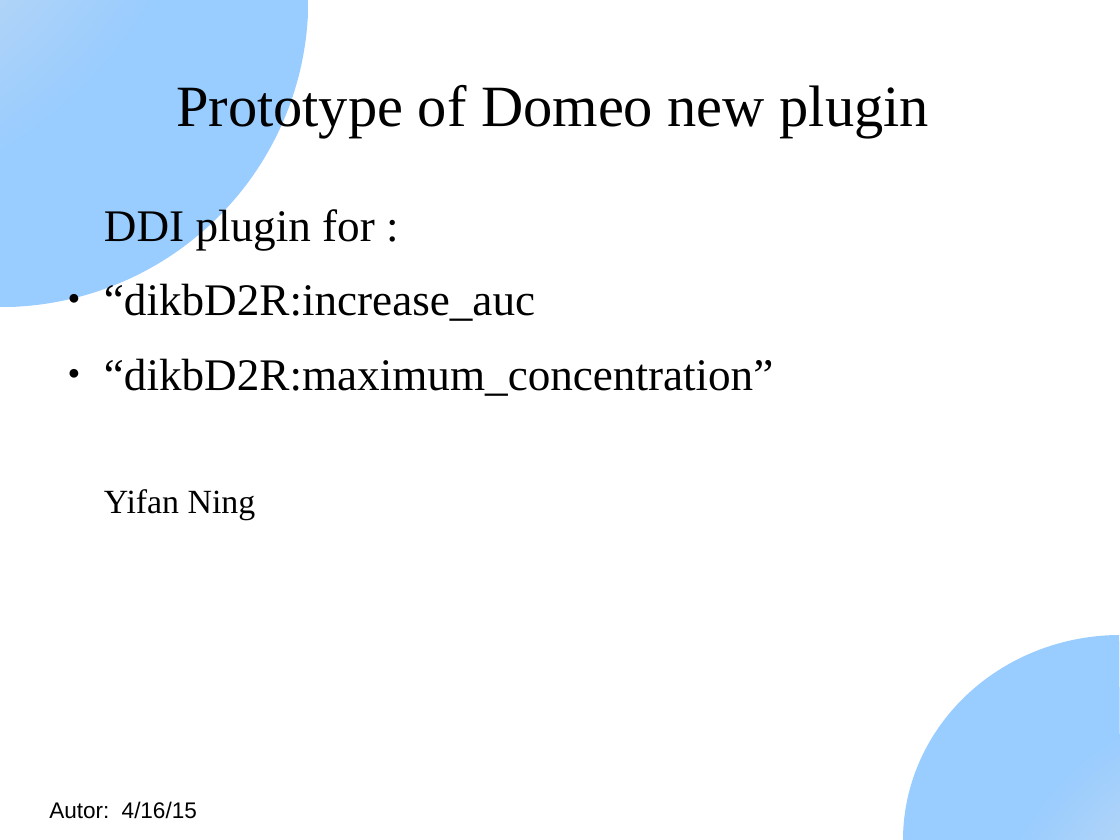
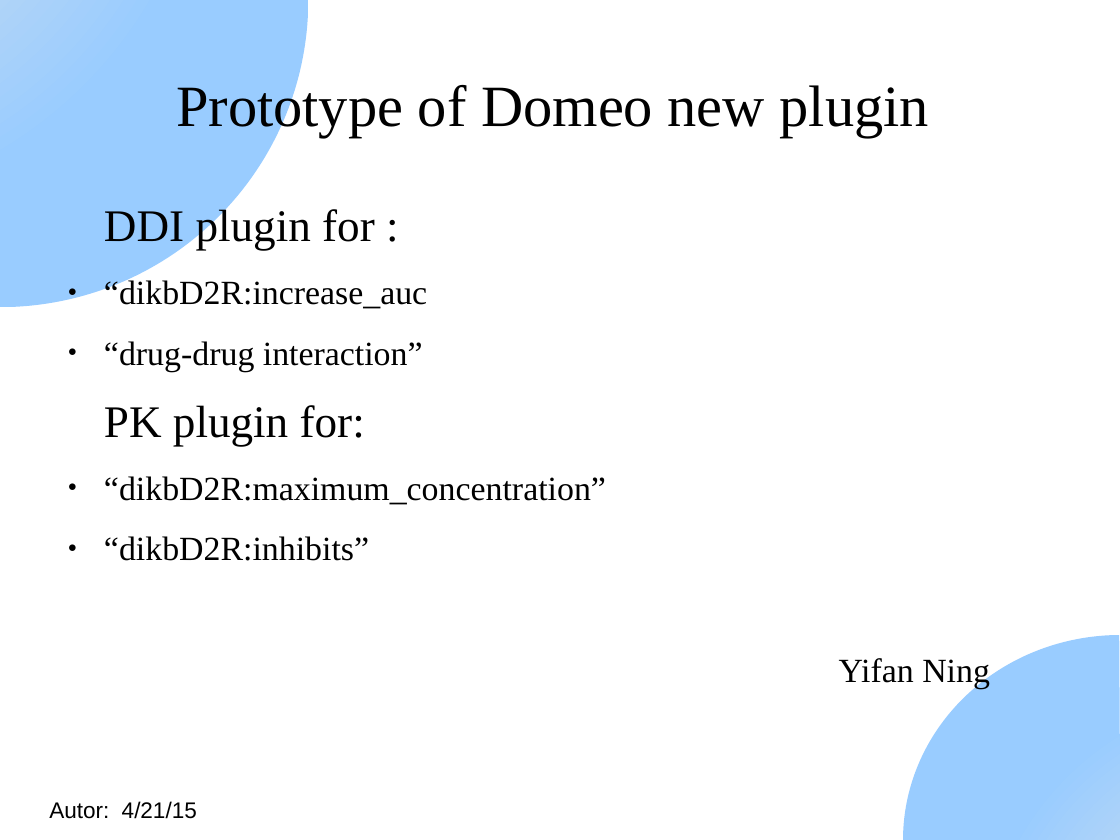
Before and after one commit to domeo/DomeoClient, a slide deck: slide 1 of Design/domeo-plugin-ddi-design.odp. Drawn at 1120x840 pixels with LibreOffice and Linux fonts; fonts in the diff are those of the drawing. Boxes give left, top, right and bottom in pixels: in the first picture for what was removed or moved away, otherwise in the second. Text is boxed around its words. In the diff, an @@ line names an element or a change of style, - is before the commit and + after.

Commit message:
update domeo new plugin mockups

```diff
--- a/Design/domeo-plugin-ddi-design.odp
+++ b/Design/domeo-plugin-ddi-design.odp
@@ text at (x1=104, y1=277, x2=606, y2=505): size 32 to 24 pt in "“dikbD2R:increase_auc", "“dikbD2R:maximum_concentration”" @@
@@ text at (x1=104, y1=341, x2=423, y2=446): paragraphs added @@
+● “drug-drug interaction”
+PK plugin for:
@@ text at (x1=104, y1=536, x2=369, y2=561): paragraph added @@
+● “dikbD2R:inhibits”
@@ text at (x1=49, y1=801, x2=197, y2=819): text changed @@
-Autor: 4/16/15
+Autor: 4/21/15
```
Also in this commit, not shown: 4 slides added, 2 slides removed.
